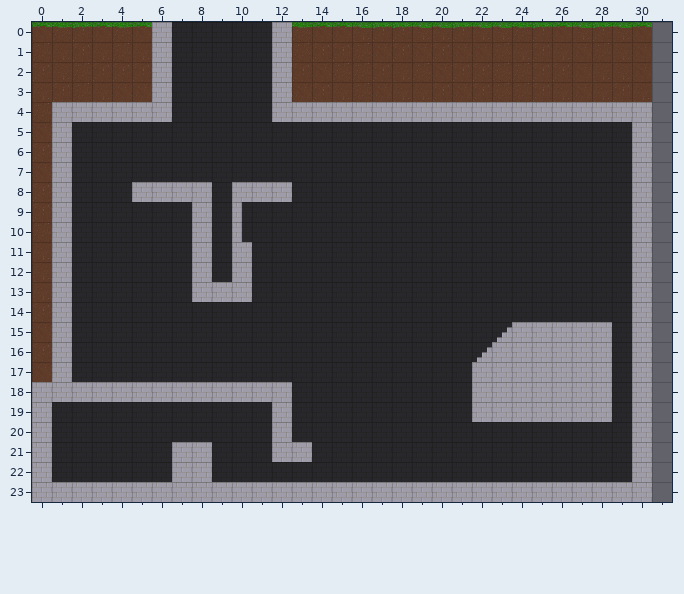
Level history. Tiled map (JSON): maps/launchy.json. The picture above is the old version.
Cells are 32x32 px. Shown: x 0..31, y 0..23. The old version is drawn lined up with the new one.
The result:
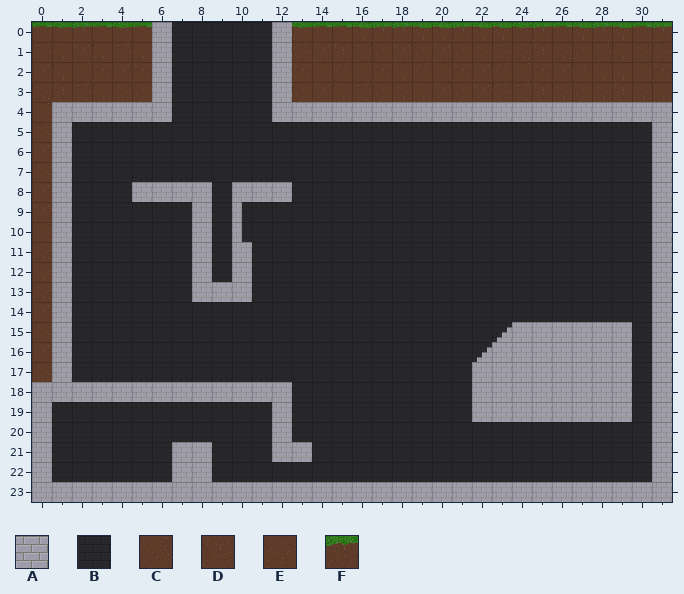
Key: from "tileset": A 0, B 1, C 2, D 4, E 5, F 8.
_ is an empty cell.
Message: makes the jumps in the 3rd level a bit less precise
What changed:
{"change": "map size 31x24 -> 32x24 cells"}
{"where": "layer \"Background\""}
{"y":0,"x":31,"old":"_","new":"F"}
{"y":1,"x":31,"old":"_","new":"C"}
{"y":2,"x":31,"old":"_","new":"D"}
{"y":3,"x":31,"old":"_","new":"E"}
{"y":4,"x":31,"old":"_","new":"A"}
{"y":5,"x":30,"old":"A_","new":"BA"}
{"y":6,"x":30,"old":"A_","new":"BA"}
{"y":7,"x":30,"old":"A_","new":"BA"}
{"y":8,"x":30,"old":"A_","new":"BA"}
{"y":9,"x":30,"old":"A_","new":"BA"}
{"y":10,"x":30,"old":"A_","new":"BA"}
{"y":11,"x":30,"old":"A_","new":"BA"}
{"y":12,"x":30,"old":"A_","new":"BA"}
{"y":13,"x":30,"old":"A_","new":"BA"}
{"y":14,"x":30,"old":"A_","new":"BA"}
{"y":15,"x":29,"old":"BA_","new":"ABA"}
{"y":16,"x":29,"old":"BA_","new":"ABA"}
{"y":17,"x":29,"old":"BA_","new":"ABA"}
{"y":18,"x":29,"old":"BA_","new":"ABA"}
{"y":19,"x":29,"old":"BA_","new":"ABA"}
{"y":20,"x":30,"old":"A_","new":"BA"}
{"y":21,"x":30,"old":"A_","new":"BA"}
{"y":22,"x":30,"old":"A_","new":"BA"}
{"y":23,"x":31,"old":"_","new":"A"}
{"label":"changed","picture_box":[612,22,672,502]}
